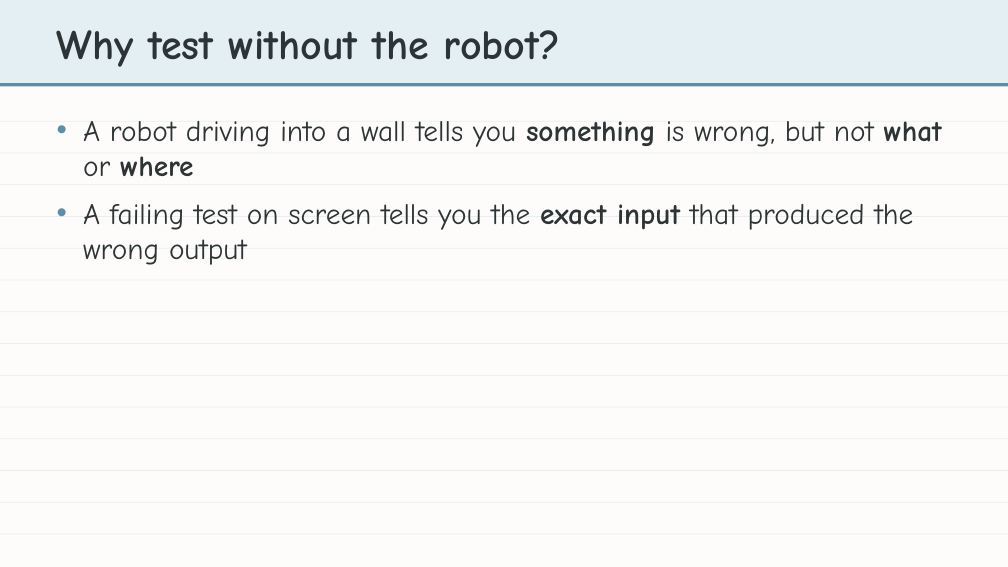
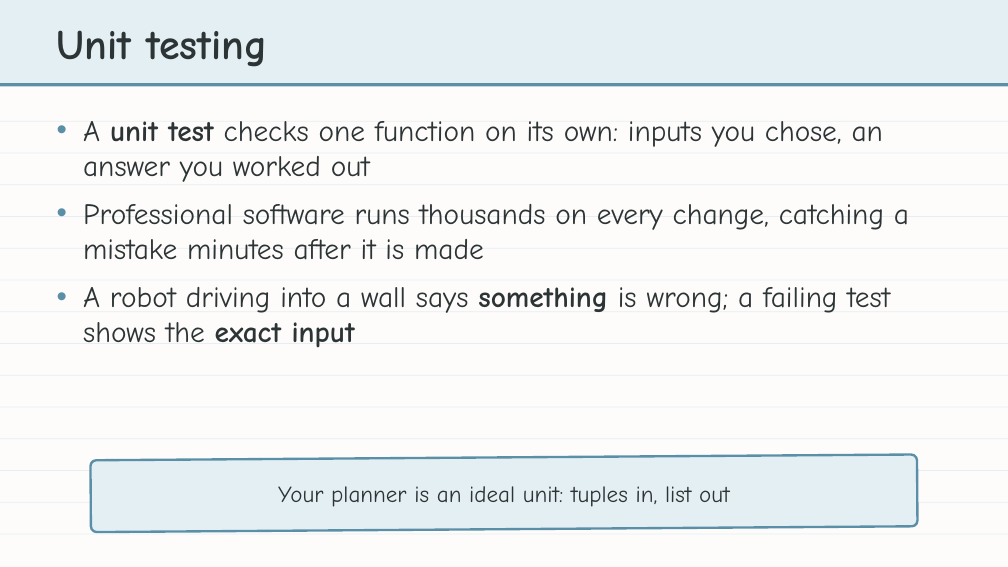
Before and after one commit to bradamiller/LearningPython, a slide deck: slide 11 of static/slides/module-04-manhattan/module-4-lesson-05-naming-and-testing-the-planner.pptx (slide 12 before the commit). Drawn at 1008x567 pixels with LibreOffice and Linux fonts; fonts in the diff are those of the drawing. Boxes give left, top, right and bottom in pixels: in the first picture for what was removed or moved away, otherwise in the second. Text is boxed around its words. In the diff, an @@ line names an element or a change of style, - is before the commit and + after.

```diff
--- a/static/slides/module-04-manhattan/module-4-lesson-05-naming-and-testing-the-planner.pptx
+++ b/static/slides/module-04-manhattan/module-4-lesson-05-naming-and-testing-the-planner.pptx
@@ text at (57,30,267,67): text changed @@
-Why test without the robot?
+Unit testing
@@ text at (83,121,909,347): text changed @@
-• A robot driving into a wall tells you something is wrong, but not what or where
-• A failing test on screen tells you the exact input that produced the wrong output
+• A unit test checks one function on its own: inputs you chose, an answer you worked out
+• Professional software runs thousands on every change, catching a mistake minutes after it is made
+• A robot driving into a wall says something is wrong; a failing test shows the exact input
@@ rounded rectangle added at (91,455,917,532), fill #E4EFF4, outline #5B8FA8 2.25 pt @@
@@ text added at (278,486,730,507), 22 pt, text #2D3436 @@
+Your planner is an ideal unit: tuples in, list out
```
Also in this commit, not shown: 4 other slides changed, 1 slide removed, 5 other files.
